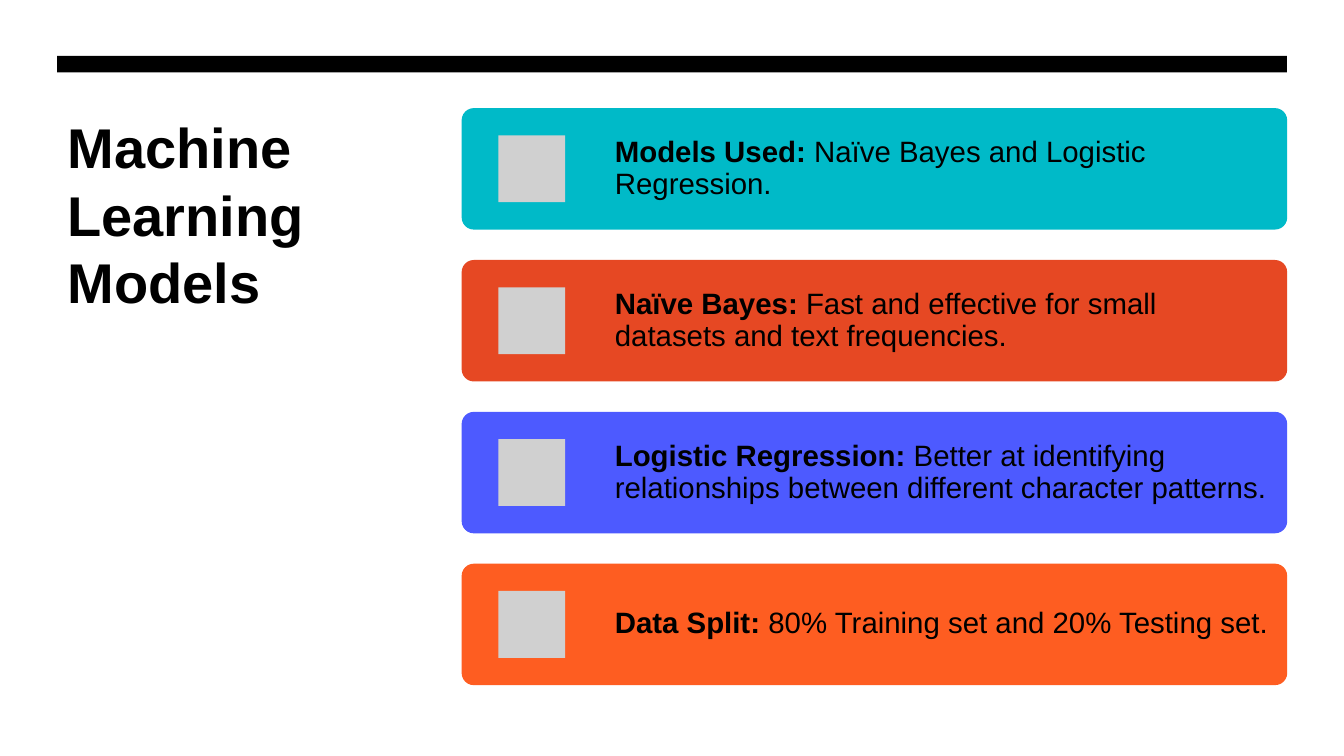
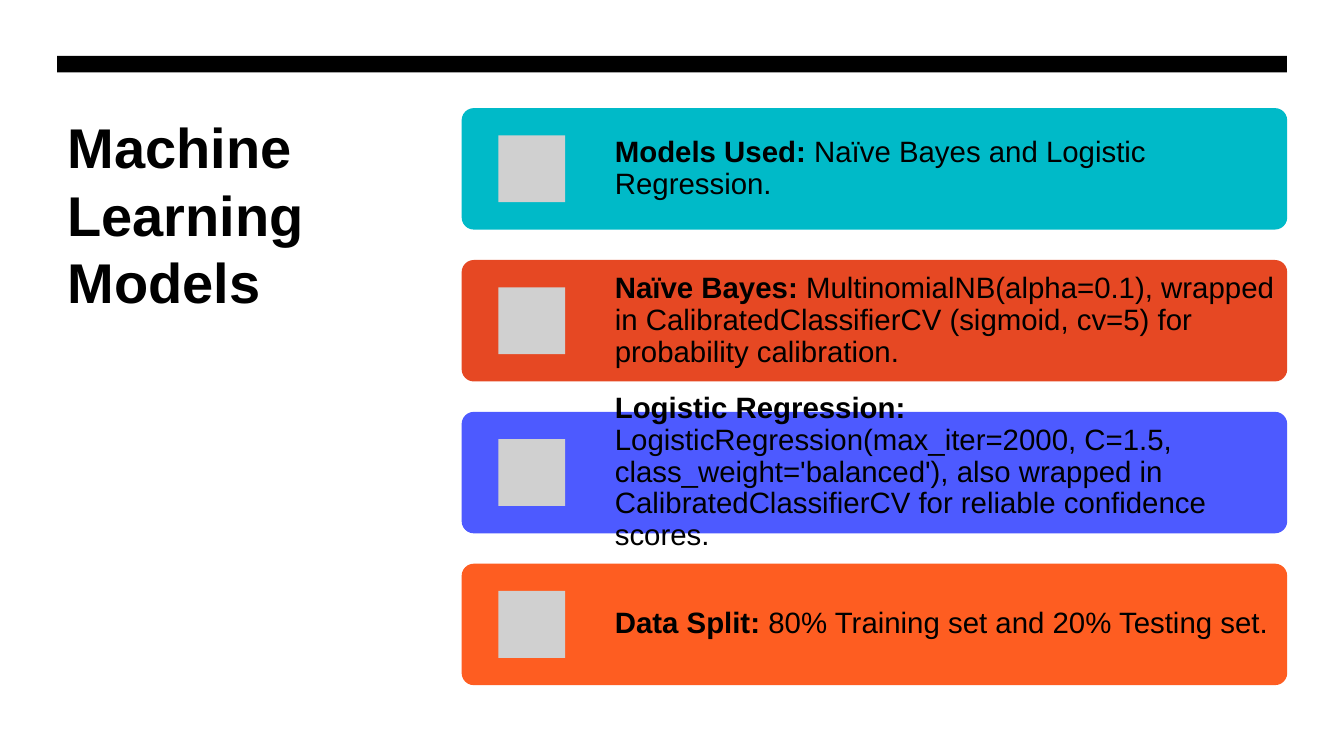
Before and after one commit to bnasimiyuK/Language-Processing, a slide deck: slide 6 of Language Identification System for Short Text.pptx. Drawn at 1344x756 pixels with LibreOffice and Linux fonts; fonts in the diff are those of the drawing; grey boxes stand for pictures. Boxes give left, top, right and bottom in pixels: in the first picture for what was removed or moved away, otherwise in the second. Text is boxed around its words. In the diff, an @@ line names an element or a change of style, - is before the commit and + after.

```diff
--- a/Language Identification System for Short Text.pptx
+++ b/Language Identification System for Short Text.pptx
@@ text at [615, 276, 1274, 367]: text changed @@
-Naïve Bayes: Fast and effective for small datasets and text frequencies.
+Naïve Bayes: MultinomialNB(alpha=0.1), wrapped in CalibratedClassifierCV (sigmoid, cv=5) for probability calibration.
@@ text at [615, 395, 1206, 551]: text changed @@
-Logistic Regression: Better at identifying relationships between different character patterns.
+Logistic Regression: LogisticRegression(max_iter=2000, C=1.5, class_weight='balanced'), also wrapped in CalibratedClassifierCV for reliable confidence scores.
```
Also in this commit, not shown: 5 other slides changed.
